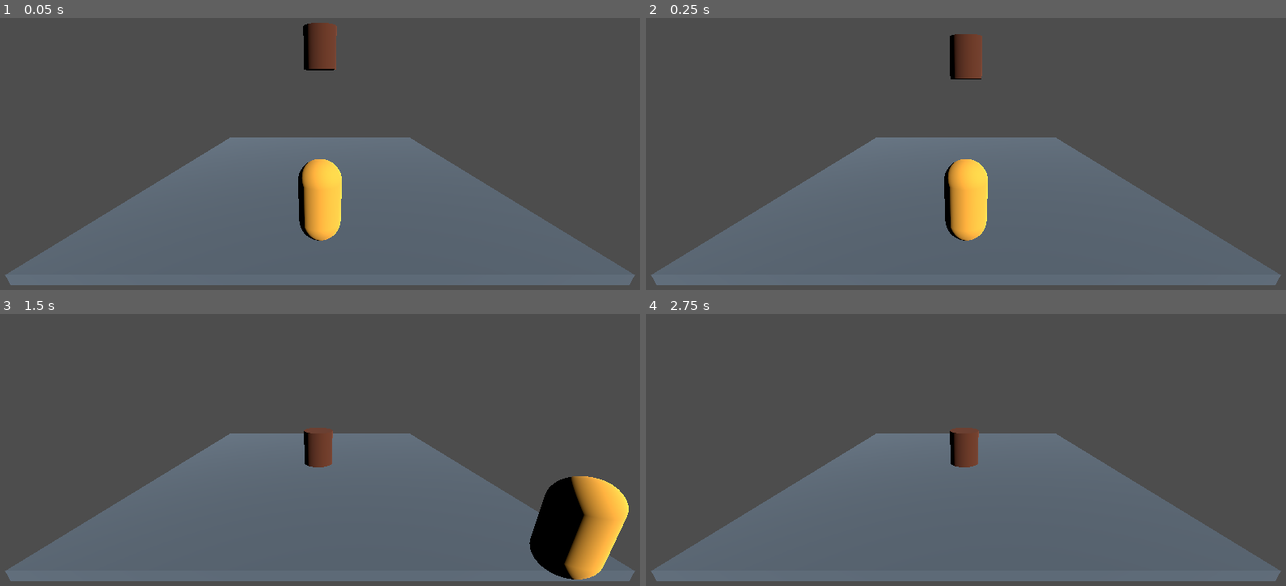
Above: before the commit, frames 1-4 (two rows, left to right).
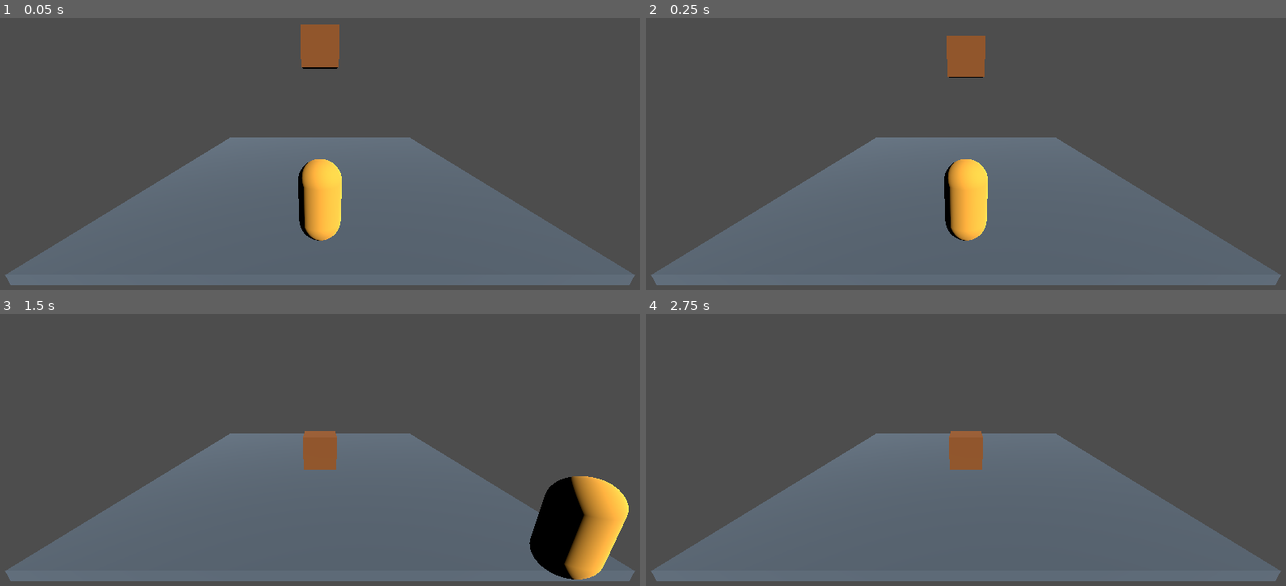
Above: after the commit, the same moments.

Repository: Delgado-dot/Cuy-Kombat
Game: Godot game, scene res://tests/objects/interactable_object_test.tscn
Two runs of this game, one before a commit and one after it. Both use one fixed random seed, a clock stepped at 60 frames per second and the inputs below. This scene is started directly instead of the project's main scene.
Inputs:
- Up to frame 1 (0.05 s): no input
- Up to frame 2 (0.25 s): no input
- Up to frame 3 (1.5 s): tap Enter at 0.5 s; hold D 0.53-1.28 s; tap J at 0.6 s; tap Space at 0.77 s; hold S from 1.28 s (still down); tap K at 1.35 s
- Up to frame 4 (2.75 s): tap Space at 1.52, 2 s; release S at 2.03 s; hold D from 2.03 s (still down); tap J at 2.1 s

The runs differ from the first frame. In frame 1, 1.0% of the frame differs, in the area x 46-54%, y 1-20%; in frame 2, 1.0%; in frame 3, 0.8%; in frame 4, 0.8%.

Commit message:
feat(objects): add breakable box object

Diff:
--- /dev/null
+++ b/scenes/gameplay/breakable_box.tscn
@@ -0,0 +1,23 @@
+[gd_scene load_steps=5 format=3]
+
+[ext_resource type="PackedScene" path="res://scenes/gameplay/interactable_object.tscn" id="1_interactable"]
+[ext_resource type="Script" path="res://scripts/gameplay/breakable_box.gd" id="2_breakable_box"]
+
+[sub_resource type="StandardMaterial3D" id="StandardMaterial3D_box"]
+albedo_color = Color(0.5, 0.28, 0.1, 1)
+
+[sub_resource type="BoxMesh" id="BoxMesh_box"]
+material = SubResource("StandardMaterial3D_box")
+size = Vector3(1.1, 1.1, 1.1)
+
+[sub_resource type="BoxShape3D" id="BoxShape3D_box"]
+size = Vector3(1.1, 1.1, 1.1)
+
+[node name="BreakableBox" instance=ExtResource("1_interactable")]
+script = ExtResource("2_breakable_box")
+
+[node name="CollisionShape3D" parent="." index="0"]
+shape = SubResource("BoxShape3D_box")
+
+[node name="MeshInstance3D" parent="." index="1"]
+mesh = SubResource("BoxMesh_box")
--- /dev/null
+++ b/scripts/gameplay/breakable_box.gd
@@ -0,0 +1,3 @@
+extends InteractableObject
+
+class_name BreakableBox
--- a/tests/objects/interactable_object_test.tscn
+++ b/tests/objects/interactable_object_test.tscn
@@ -1,6 +1,6 @@
 [gd_scene load_steps=7 format=3]
 
-[ext_resource type="PackedScene" path="res://scenes/gameplay/barrel.tscn" id="1_interactable"]
+[ext_resource type="PackedScene" path="res://scenes/gameplay/breakable_box.tscn" id="1_interactable"]
 [ext_resource type="PackedScene" path="res://scenes/player/player.tscn" id="2_player"]
 [ext_resource type="Script" path="res://tests/objects/interactable_object_test.gd" id="3_test"]
 
Not shown, added: scripts/gameplay/breakable_box.gd.uid
